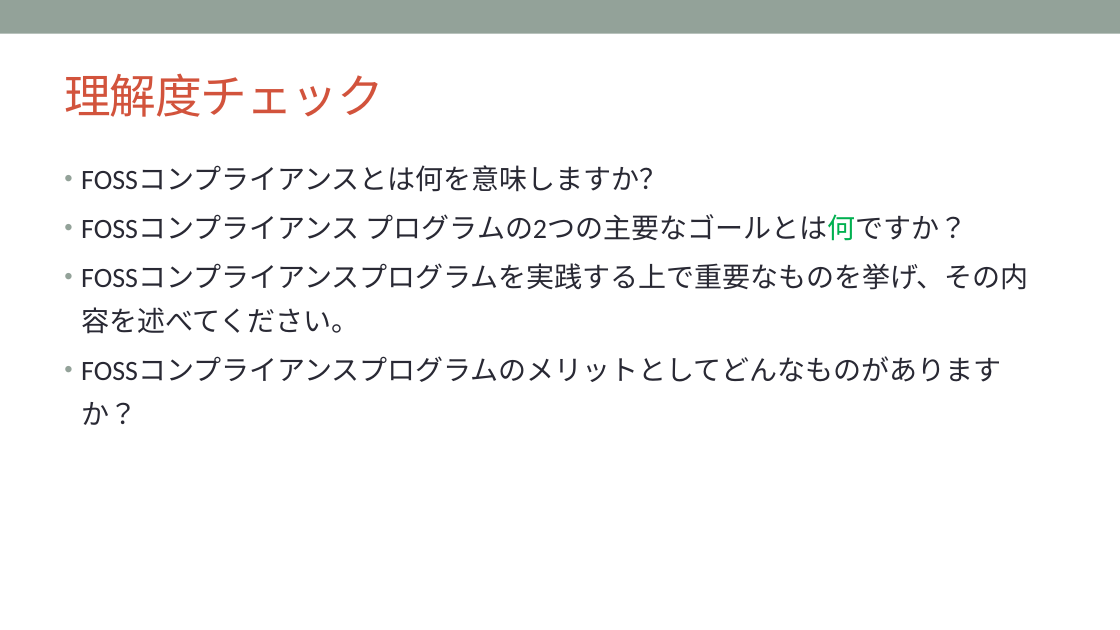
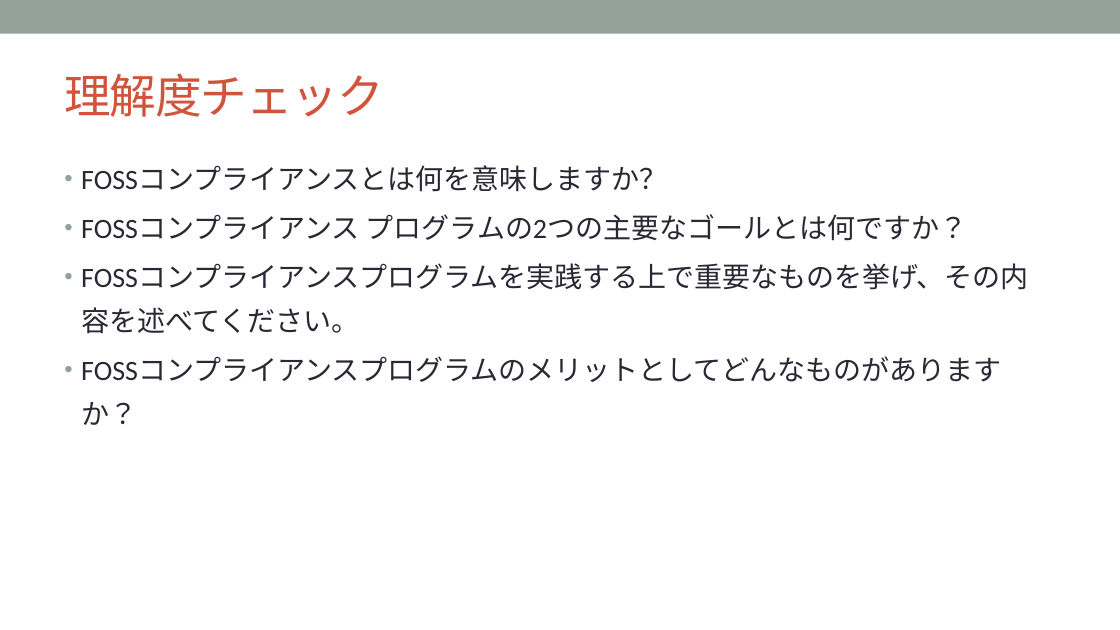
Before and after one commit to OpenChain-Project/Curriculum-Translation-JP, a slide deck: slide 32 of RC/openchain-curriculum-release-2-jp_rc1.0.pptx. Drawn at 1120x630 pixels with LibreOffice and Linux fonts; fonts in the diff are those of the drawing; background and template pictures are left out. Boxes give left, top, right and bottom in pixels: in the first picture for what was removed or moved away, otherwise in the second. Text is boxed around its words. In the diff, an @@ line names an element or a change of style, - is before the commit and + after.

```diff
--- a/RC/openchain-curriculum-release-2-jp_rc1.0.pptx
+++ b/RC/openchain-curriculum-release-2-jp_rc1.0.pptx
@@ text at box(81, 214, 967, 241): text colour #00B050 to #292934 in "プログラムの2つの主要なゴールとは何ですか？" @@
```
Also in this commit, not shown: 30 other slides changed.
